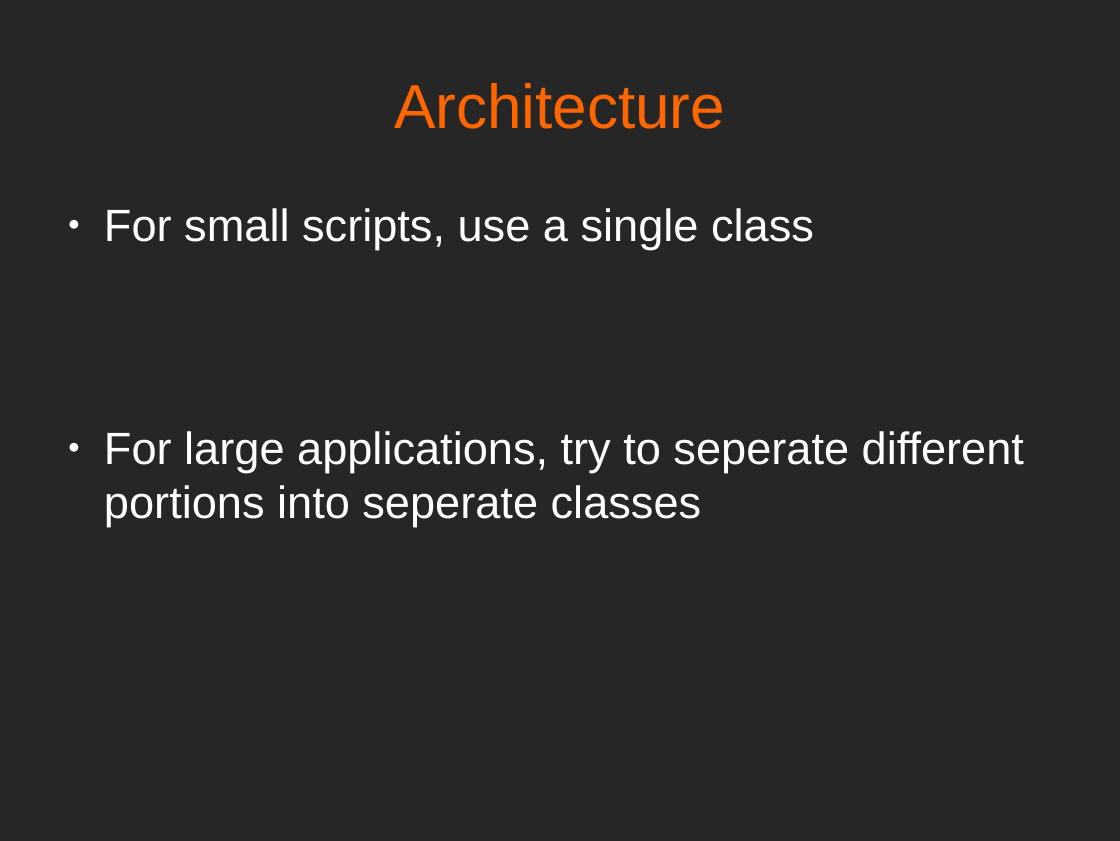
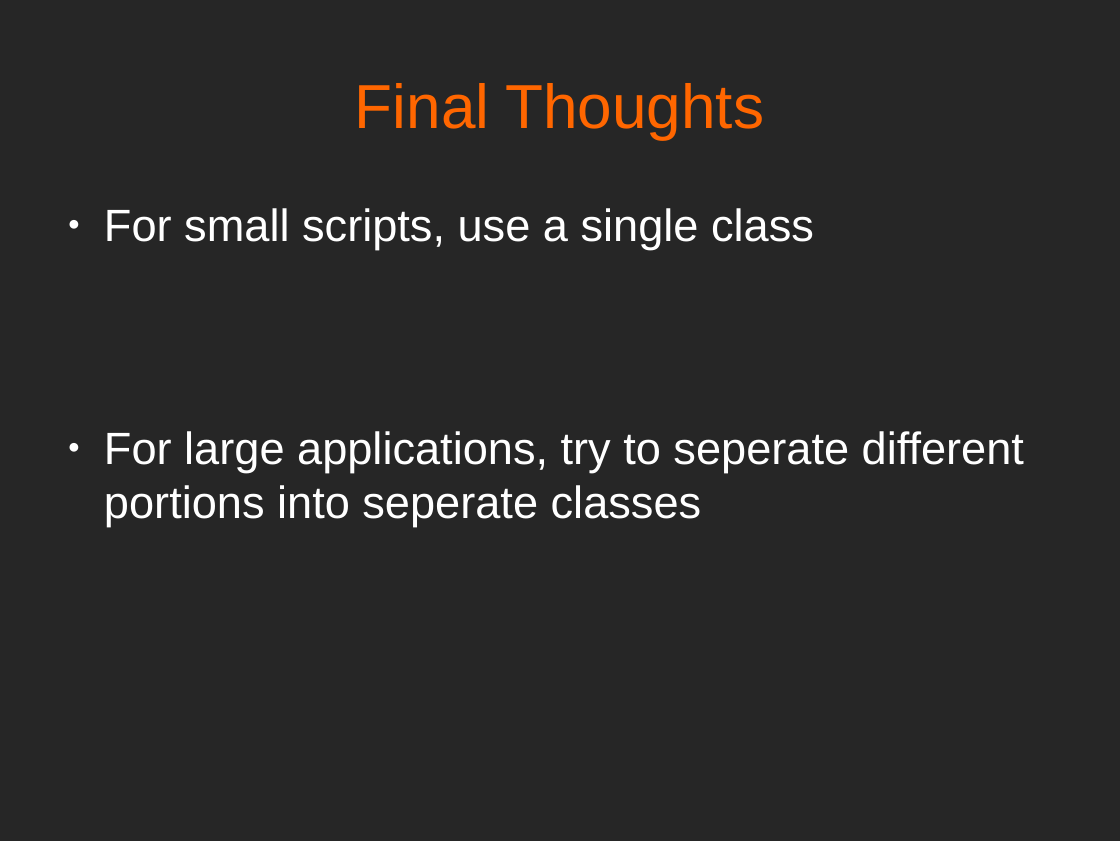
Before and after one commit to mfarhan12/qt-presentation, a slide deck: slide 26 of OPAG QT Presentation.odp (slide 25 before the commit). Drawn at 1120x841 pixels with LibreOffice and Linux fonts; fonts in the diff are those of the drawing. Boxes give left, top, right and bottom in pixels: in the first picture for what was removed or moved away, otherwise in the second. Text is boxed around its words. In the diff, an @@ line names an element or a change of style, - is before the commit and + after.

```diff
--- a/OPAG QT Presentation.odp
+++ b/OPAG QT Presentation.odp
@@ title at box(355, 83, 764, 139): text changed @@
-Architecture
+Final Thoughts
```
Also in this commit, not shown: 2 slides added, 1 slide removed, 1 other file.
